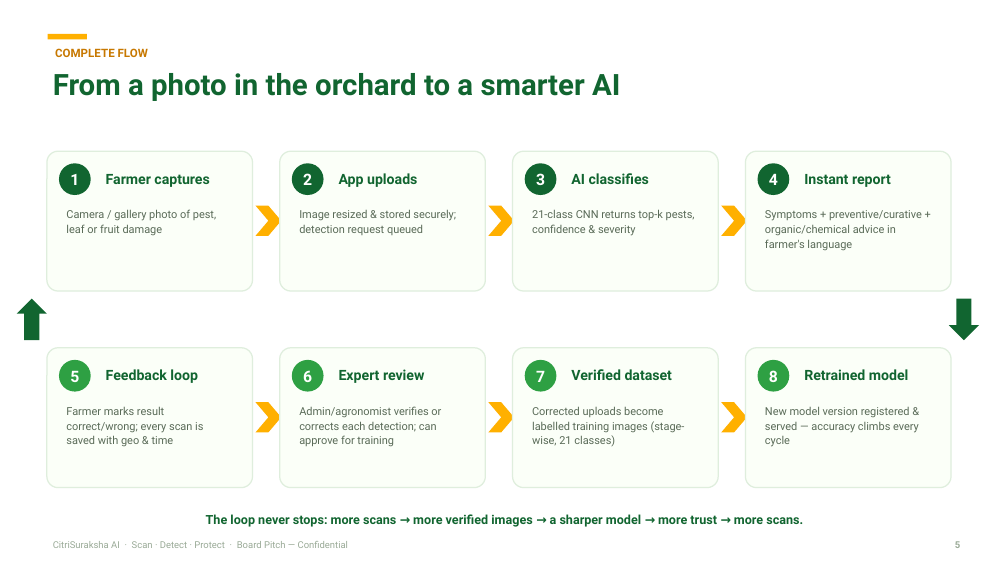
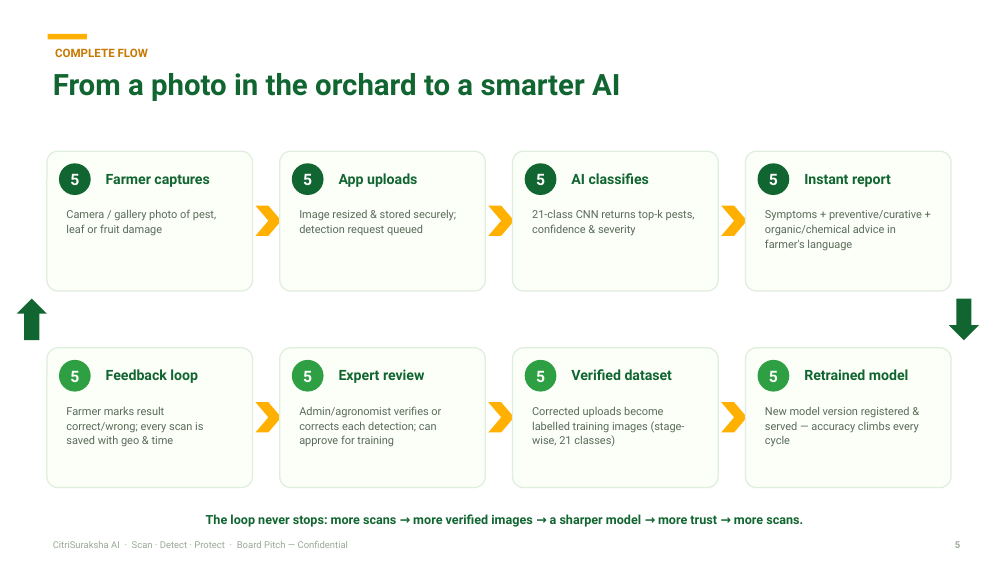
Before and after one commit to jagthapsaurabh/citrisurksha_ai, a slide deck: slide 5 of docs/pitch/CitriSuraksha_AI_Board_Pitch.pptx. Drawn at 1008x567 pixels with LibreOffice and Linux fonts; fonts in the diff are those of the drawing. Boxes give left, top, right and bottom in pixels: in the first picture for what was removed or moved away, otherwise in the second. Text is boxed around its words. In the diff, an @@ line names an element or a change of style, - is before the commit and + after.

```diff
--- a/docs/pitch/CitriSuraksha_AI_Board_Pitch.pptx
+++ b/docs/pitch/CitriSuraksha_AI_Board_Pitch.pptx
@@ text at [70,173,79,185]: text changed @@
-1
+5
@@ text at [303,173,312,185]: text changed @@
-2
+5
@@ text at [536,173,545,185]: text changed @@
-3
+5
@@ text at [769,173,778,185]: text changed @@
-4
+5
@@ text at [536,371,545,382]: text changed @@
-7
+5
@@ text at [769,371,778,382]: text changed @@
-8
+5
```
Also in this commit, not shown: 4 slides added, 3 other files.
